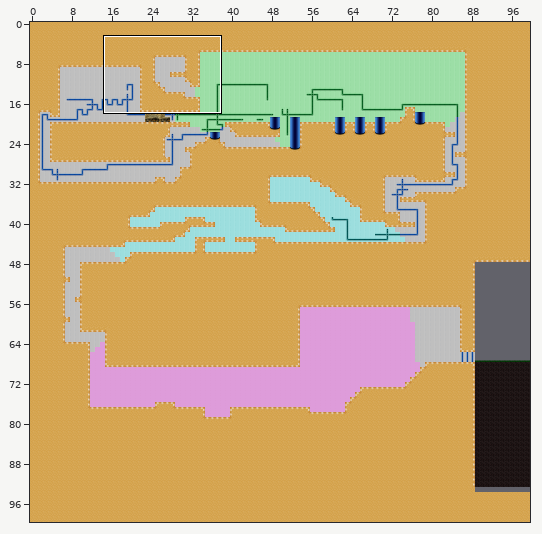
Tiled map -- MagnetBoy/MagnetBoy/MagnetBoyContent/theLab2.tmx. Above, an overview of the earlier version with the close-up marked.
Close-up. Before the edit:
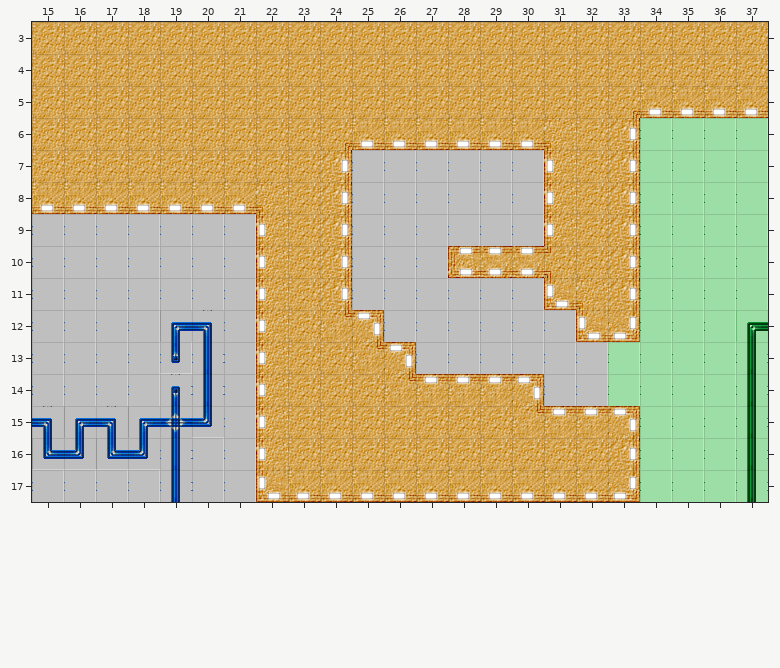
Cells are 32x32 px. Shown: x 15..37, y 3..17.
Once edited:
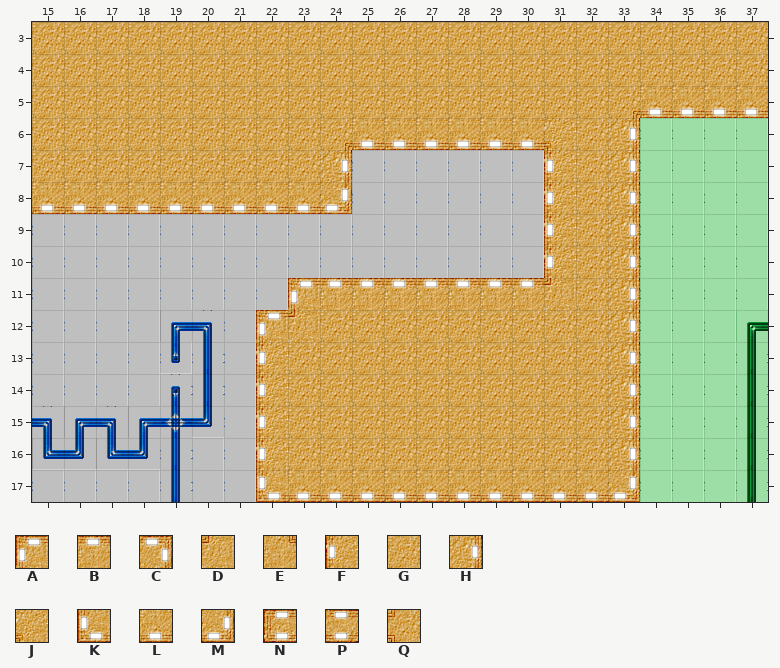
Key: from "labSheetA": A 0, B 1, C 2, D 5, E 6, F 20, G 21, H 22, J 25, K 40, L 41, M 42, N 60, P 61, Q 151.
_ is an empty cell.
The commit says: modified secret area
What changed:
Layer "solid":
y 8: x 22..24 JGH -> LLM
y 9: x 22..24 FGH -> ___
y 10: x 22..24 FGH -> ___; x 28..31 NPPQ -> ___F
y 11: x 22..32 FGH______KJ -> _ABBBBBBBDG
y 12: x 22..33 FGEC______KM -> ADGGGGGGGGGH
y 13: x 25..33 EC_______ -> GGGGGGGGH
y 14: x 26..33 EBBBC___ -> GGGGGGGH
y 15: x 30..33 EBBC -> GGGH
